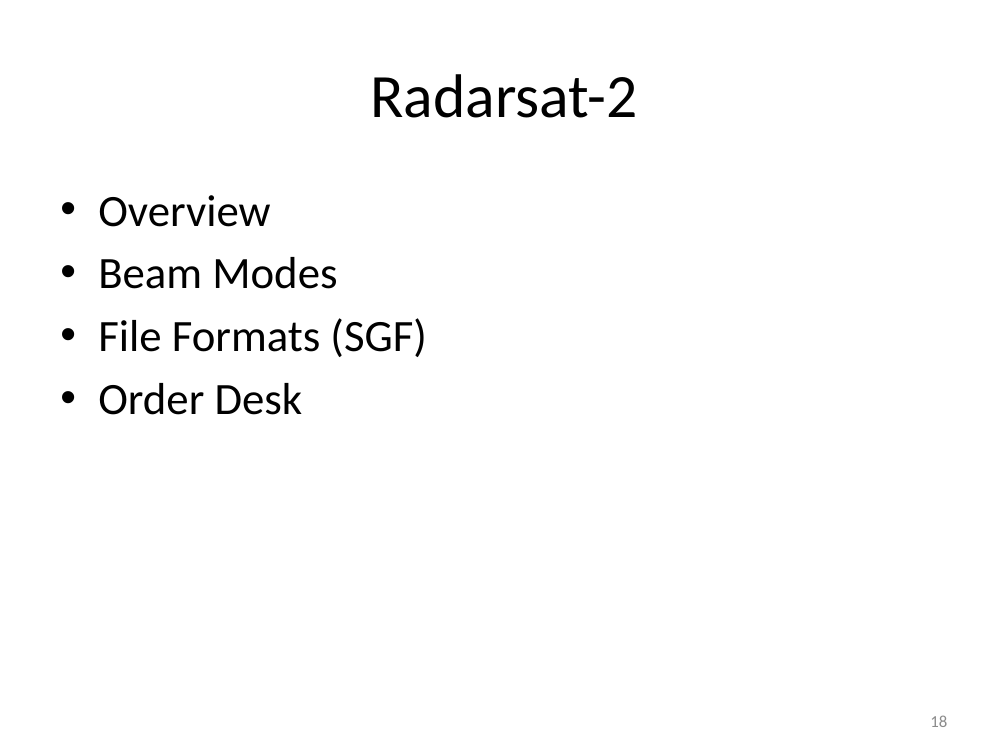
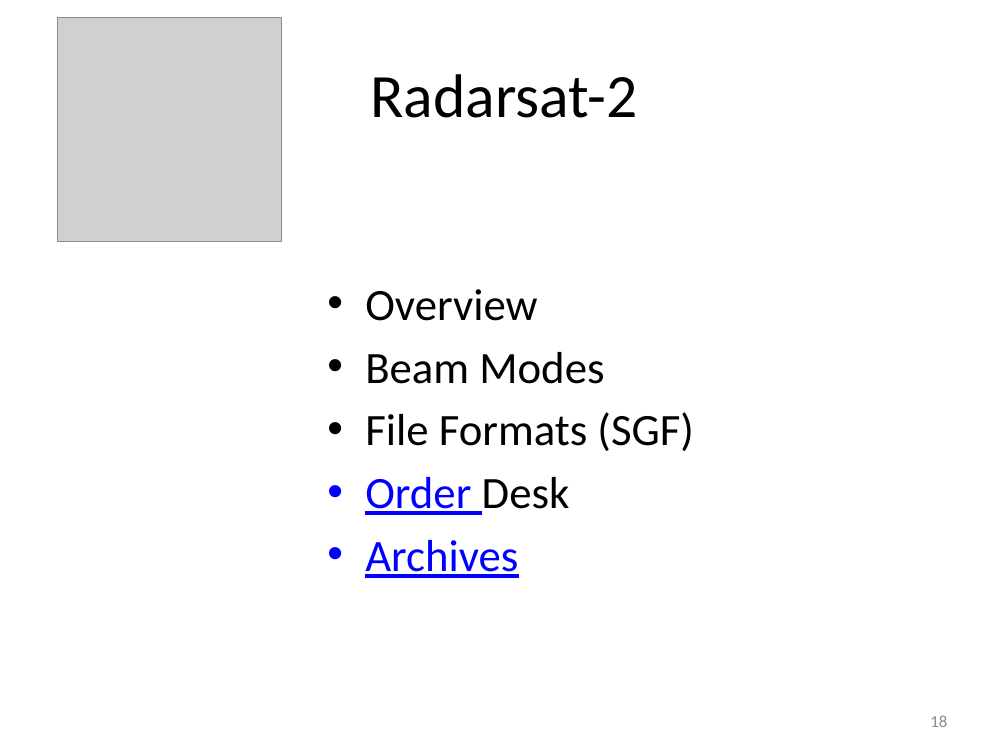
Before and after one commit to vightel/FloodMapsWorkshop, a slide deck: slide 18 of FloodMappingWorkshop.pptx. Drawn at 1008x756 pixels with LibreOffice and Linux fonts; fonts in the diff are those of the drawing; grey boxes stand for pictures. Boxes give left, top, right and bottom in pixels: in the first picture for what was removed or moved away, otherwise in the second. Text is boxed around its words. In the diff, an @@ line names an element or a change of style, - is before the commit and + after.

Commit message:
Update to pptx

```diff
--- a/FloodMappingWorkshop.pptx
+++ b/FloodMappingWorkshop.pptx
@@ picture added at (x1=57, y1=17, x2=281, y2=241) @@
@@ text "Overview" moved from (x1=98, y1=195, x2=427, y2=415) to (x1=365, y1=289, x2=694, y2=578) @@
@@ text at (x1=365, y1=477, x2=570, y2=515): text colour #000000 to #0000FF, underline on in "Order" @@
@@ text at (x1=365, y1=540, x2=518, y2=578): paragraph added @@
+• Archives
```
Also in this commit, not shown: 1 other file.
